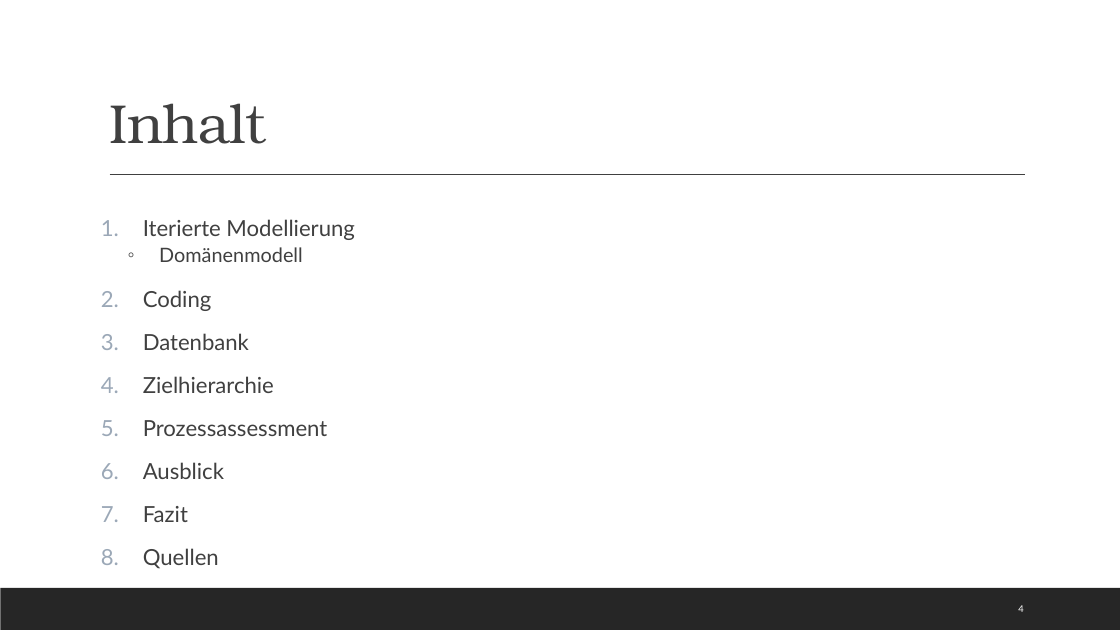
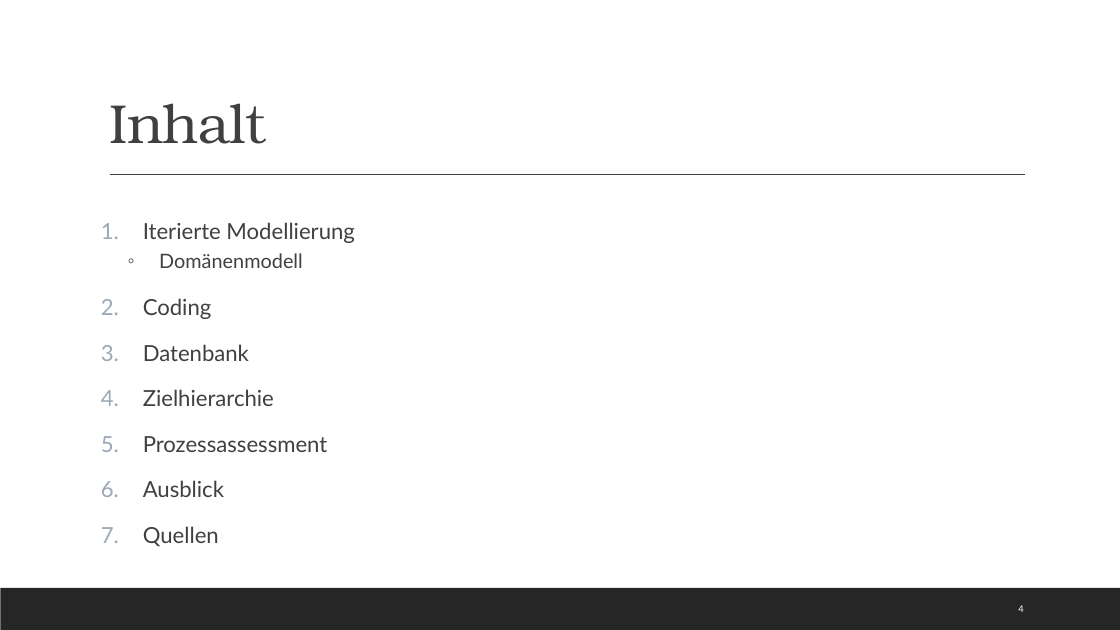
Before and after one commit to Kplacken/EPWS2020SerttasPlackenhohn, a slide deck: slide 4 of Audits/Audit 4/WS2020_SerttasPlackenhohn_Audit4.pptx. Drawn at 1120x630 pixels with LibreOffice and Linux fonts; fonts in the diff are those of the drawing. Boxes give left, top, right and bottom in pixels: in the first picture for what was removed or moved away, otherwise in the second. Text is boxed around its words. In the diff, an @@ line names an element or a change of style, - is before the commit and + after.

```diff
--- a/Audits/Audit 4/WS2020_SerttasPlackenhohn_Audit4.pptx
+++ b/Audits/Audit 4/WS2020_SerttasPlackenhohn_Audit4.pptx
@@ text "Iterierte Modellierung" at bbox=[143, 222, 354, 547]: line spacing 1 to 1.1; line spacing 0.9 to 1 @@
@@ text at bbox=[143, 506, 188, 522]: paragraph removed @@
-7. Fazit
```
Also in this commit, not shown: 1 other slide changed.
